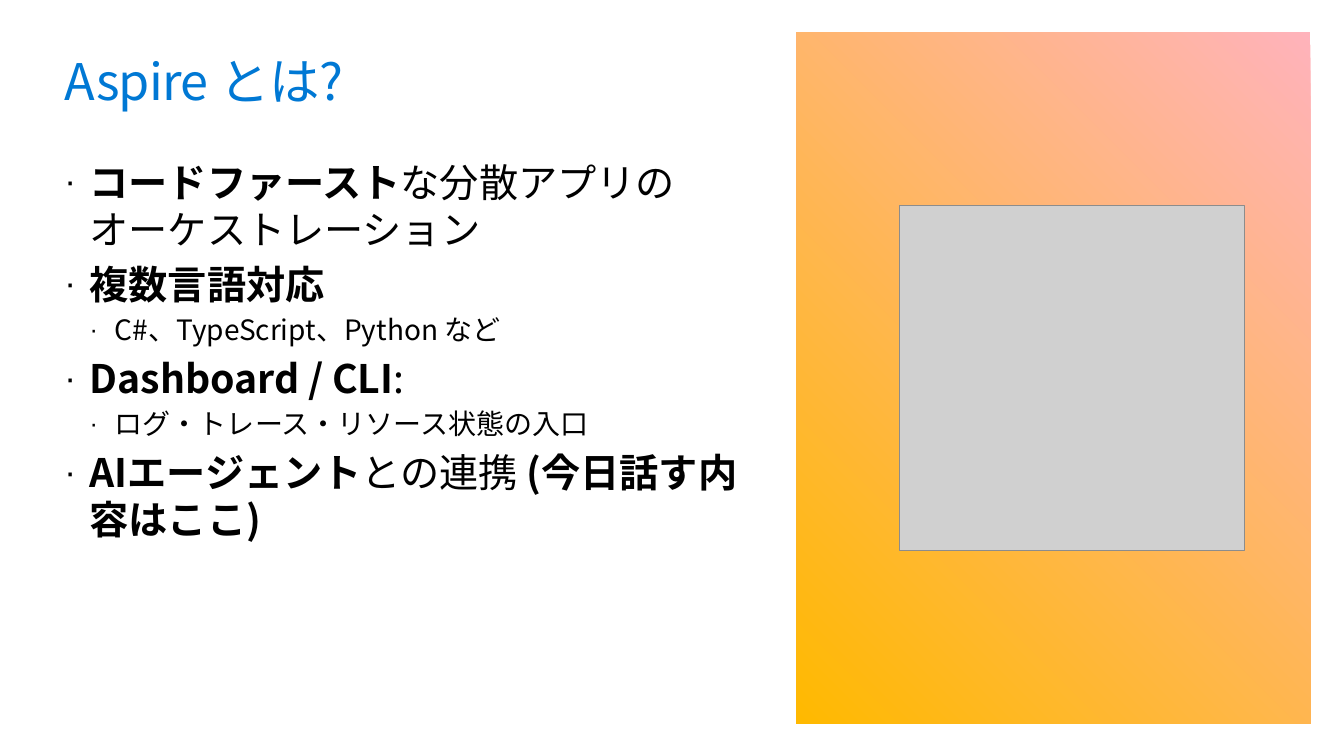
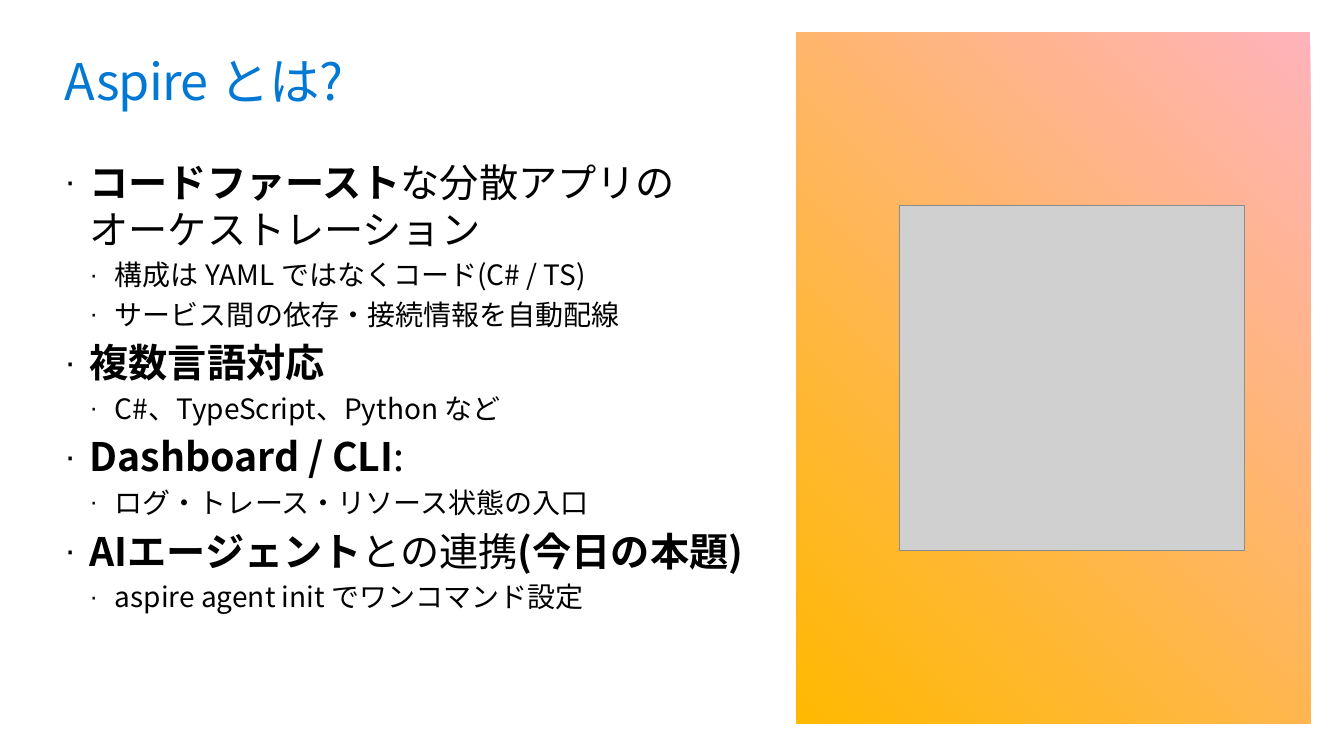
Before and after one commit to runceel/super-dotnet-new-01, a slide deck: slide 3 of slides.pptx. Drawn at 1344x756 pixels with LibreOffice and Linux fonts; fonts in the diff are those of the drawing; grey boxes stand for pictures; background and template pictures are left out. Boxes give left, top, right and bottom in pixels: in the first picture for what was removed or moved away, otherwise in the second. Text is boxed around its words. In the diff, an @@ line names an element or a change of style, - is before the commit and + after.

```diff
--- a/slides.pptx
+++ b/slides.pptx
@@ text at (115,261,620,328): paragraphs added @@
+  · 構成は YAML ではなくコード(C# / TS)
+  · サービス間の依存・接続情報を自動配線
@@ text at (90,532,744,614): text changed; size 28 to 20 pt; bold off @@
-· AIエージェントとの連携 (今日話す内容はここ)
+· AIエージェントとの連携(今日の本題)
+  · aspire agent init でワンコマンド設定
```
Also in this commit, not shown: 2 other slides changed, 3 slides added, 4 slides removed.
